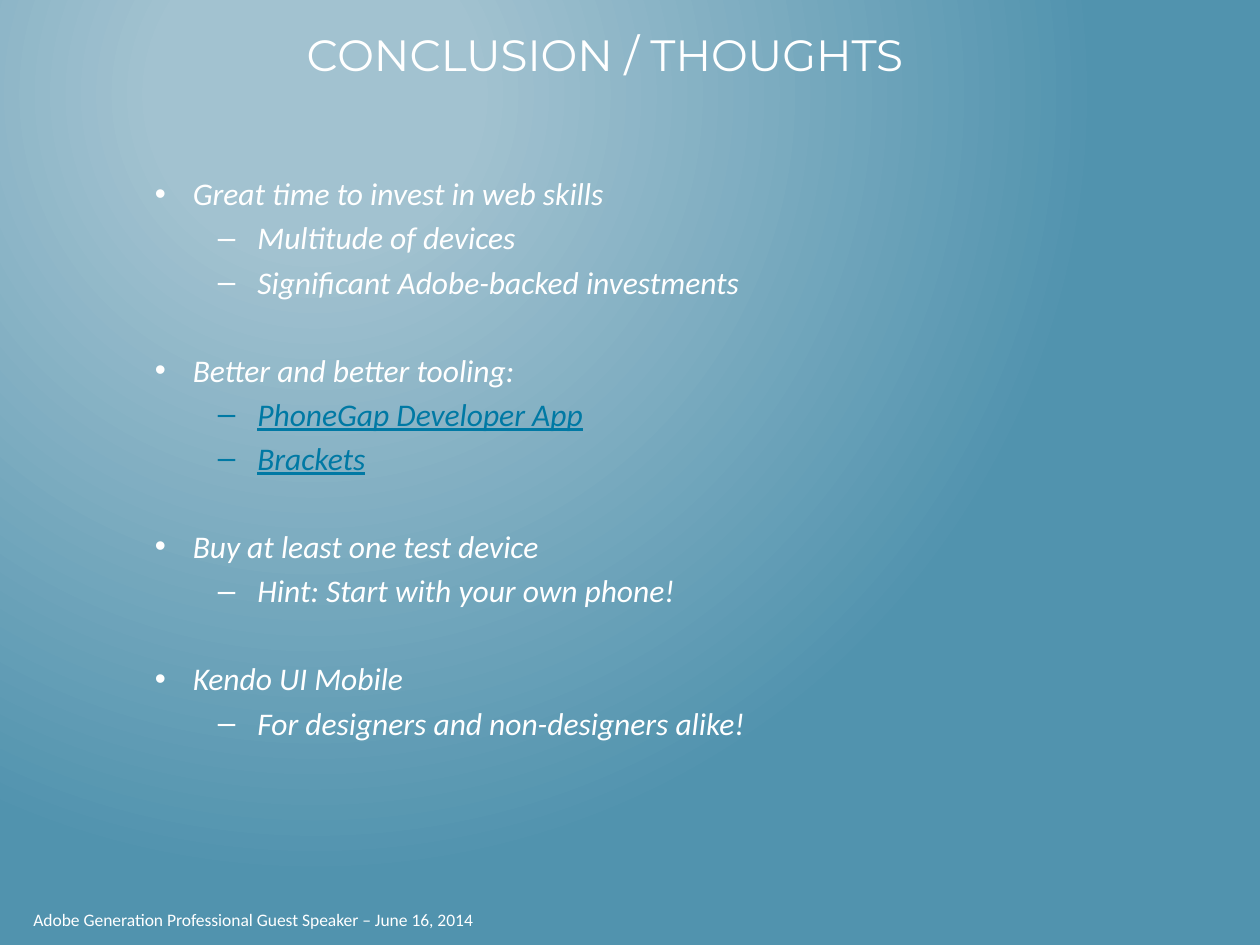
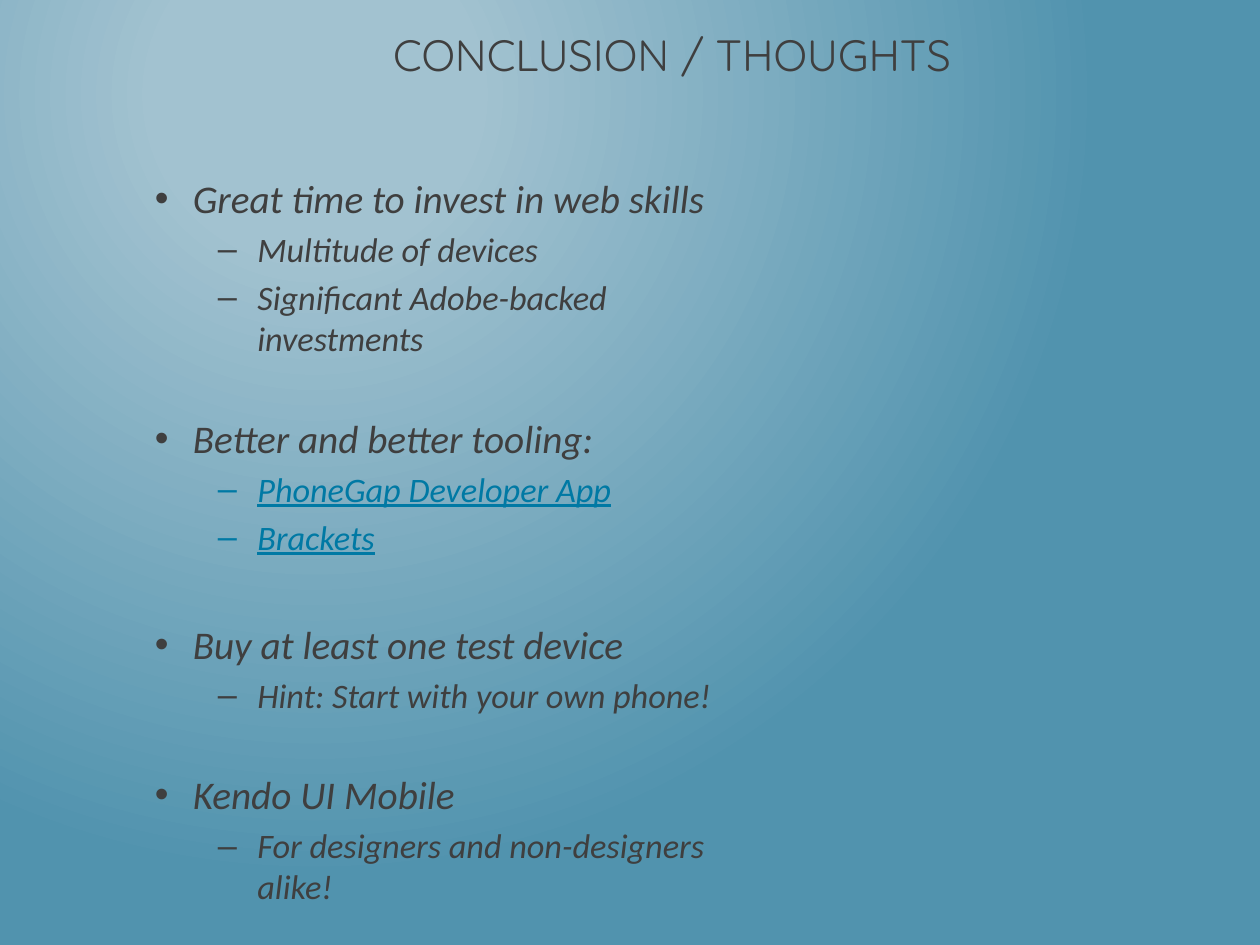
Before and after one commit to dotNetkow/Presentations, a slide deck: slide 22 of That Conference 2014/Building PhoneGap Mobile App w KendoUI.pptx (slide 10 before the commit). Drawn at 1260x945 pixels with LibreOffice and Linux fonts; fonts in the diff are those of the drawing. Boxes give left, top, right and bottom in pixels: in the first picture for what was removed or moved away, otherwise in the second. Text is boxed around its words. In the diff, an @@ line names an element or a change of style, - is before the commit and + after.

```diff
--- a/That Conference 2014/Building PhoneGap Mobile App w KendoUI.pptx
+++ b/That Conference 2014/Building PhoneGap Mobile App w KendoUI.pptx
@@ title "CONCLUSION / THOUGHTS" at [393,40,951,72]: font Montserrat to Quicksand, text colour #FFFFFF to #3F3F3F; alignment left to centre @@
@@ text "Great time to invest in ..." at [193,186,711,864]: size 18 to 22.4 pt in "Great time to invest in web skills", "Better and better tooling:", "Buy at least one test device", "Kendo UI Mobile"; text colour #FFFFFF to #3F3F3F in "Great time to invest in web skills", "Multitude of devices", "Significant Adobe-backed investments", "Better and better tooling:" and 4 more places; size 18 to 19.6 pt in "Multitude of devices", "Significant Adobe-backed investments", "PhoneGap Developer App", "Brackets" and 2 more places @@
@@ text removed at [33,914,472,929] @@
-Adobe Generation Professional Guest Speaker – June 16, 2014
```
Also in this commit, not shown: 9 other slides changed, 13 slides added, 1 slide removed.
